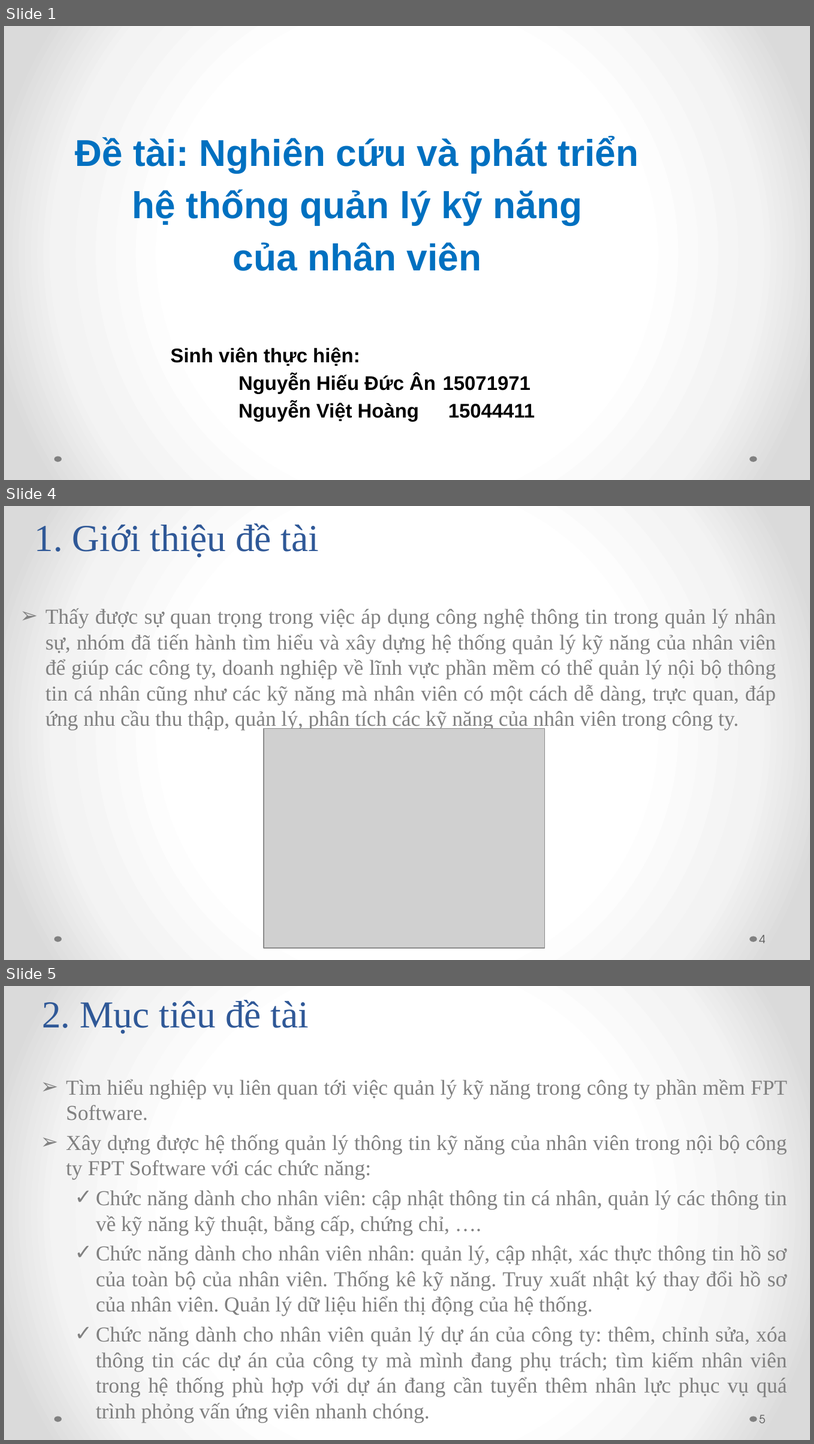
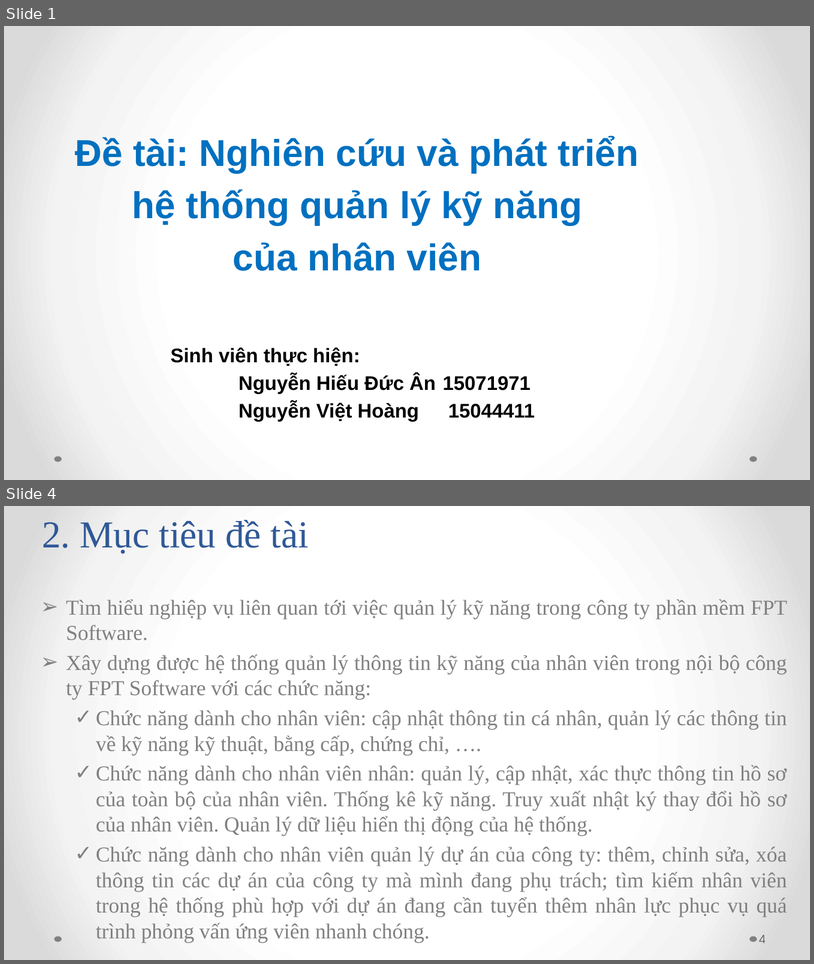
Before and after one commit to andy3520/intern-final-doc, a slide deck: doc/BAO_CAO-DO_AN_TOT_NGHIEP-SKILL_INVENTORY.pptx. Shown one above the other, each under a label of ours: slides 1, 4 and 5 before the commit, slides 1 and 4 after it; the slides between them are not shown. The pictures are 814x1444 and 814x964 pixels, drawn with LibreOffice and Linux fonts; fonts in the diff are those of the drawing; grey boxes stand for pictures. Boxes give left, top, right and bottom in pixels: in the first picture for what was removed or moved away, otherwise in the second. Text is boxed around its words. In the diff, an @@ line names an element or a change of style, - is before the commit and + after.

```diff
--- a/doc/BAO_CAO-DO_AN_TOT_NGHIEP-SKILL_INVENTORY.pptx
+++ b/doc/BAO_CAO-DO_AN_TOT_NGHIEP-SKILL_INVENTORY.pptx
@@ slide 4 removed at [4, 506, 810, 960], background gradient #FFFFFF to #F4F4F4 to #DADADA; not listed: 2 template elements that a slide beside it also shows @@
@@ title removed at [34, 523, 319, 558] @@
-1. Giới thiệu đề tài
@@ text removed at [45, 608, 777, 730] @@
-➢ Thấy được sự quan trọng trong việc áp dụng công nghệ thông tin trong quản lý nhân sự, nhóm đã tiến hành tìm hiểu và xây dựng hệ thống quản lý kỹ năng của nhân viên để giúp các công ty, doanh nghiệp về lĩnh vực phần mềm có thể quản lý nội bộ thông tin cá nhân cũng như các kỹ năng mà nhân viên có một cách dễ dàng, trực quan, đáp ứng nhu cầu thu thập, quản lý, phân tích các kỹ năng của nhân viên trong công ty.
@@ picture removed at [264, 729, 545, 948] @@
@@ page number removed at [759, 934, 765, 943] @@
-4
@@ what was slide 5 is now slide 4 @@
@@ page number at [759, 934, 765, 943]: text changed @@
-5
+4
```
Also in this commit, not shown: 10 slides changed, 3 other files.
